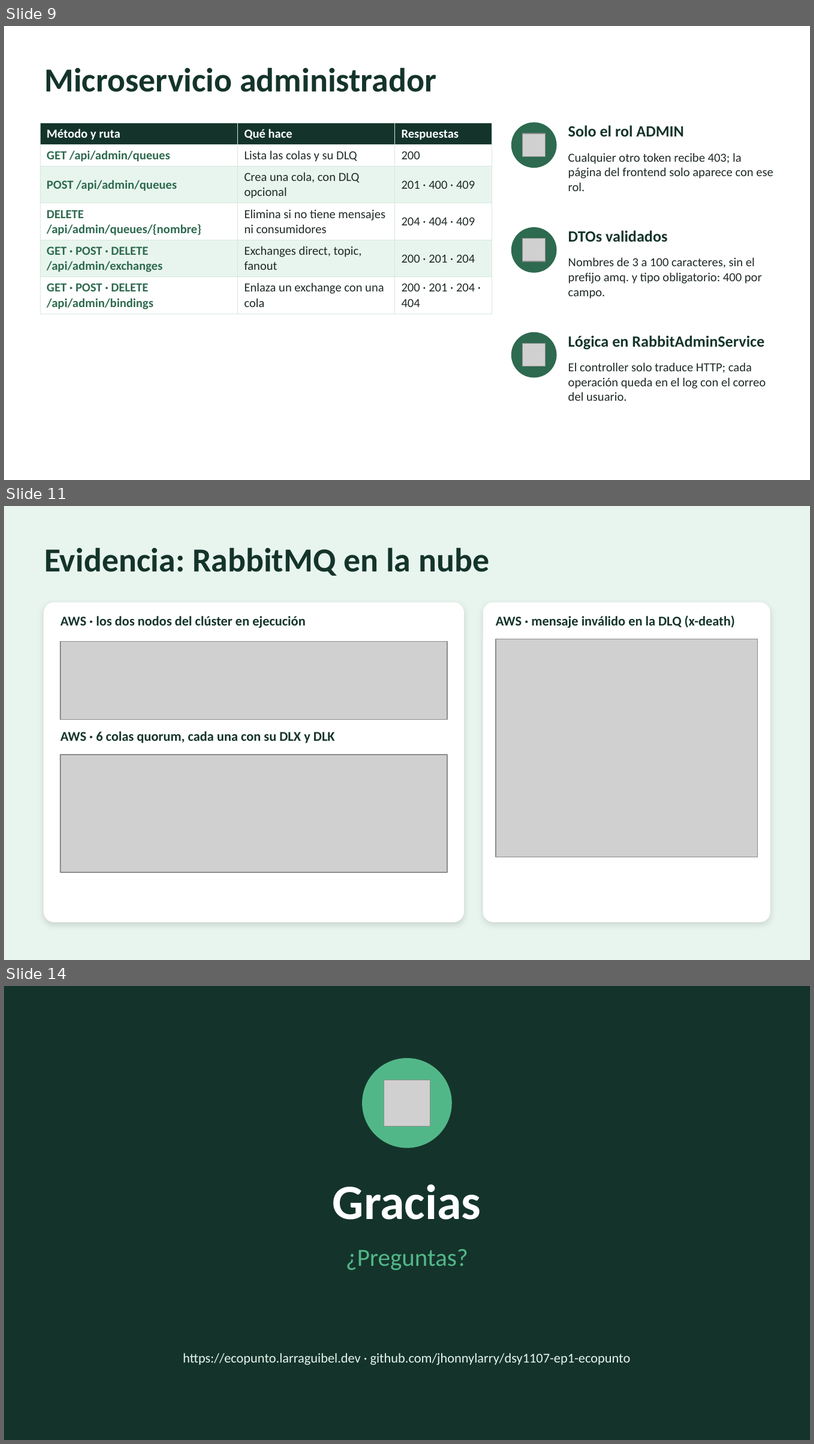
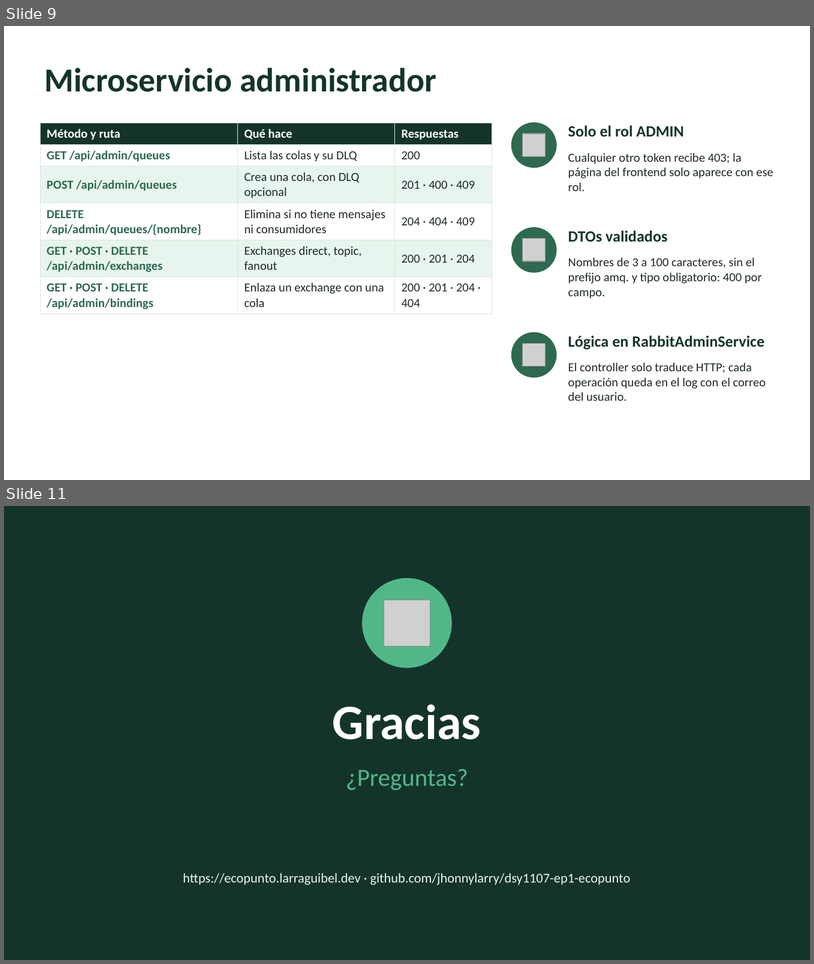
Before and after one commit to jhonnylarry/dsy1107-ep1-ecopunto, a slide deck: docs/presentacion/EcoPunto-EP4.pptx. Shown one above the other, each under a label of ours: slides 9, 11 and 14 before the commit, slides 9 and 11 after it; the slides between them are not shown. The pictures are 814x1444 and 814x964 pixels, drawn with LibreOffice and Linux fonts; fonts in the diff are those of the drawing; grey boxes stand for pictures. Boxes give left, top, right and bottom in pixels: in the first picture for what was removed or moved away, otherwise in the second. Text is boxed around its words. In the diff, an @@ line names an element or a change of style, - is before the commit and + after.

Commit message:
docs: reordena la presentación EP4 y actualiza el guion
- Nueva diapositiva de arquitectura y despliegue en AWS con la topología
- Se quitan las diapositivas de evidencia y de despliegue (la evidencia está en docs/evidencia)
- Demo con la validación del JWT en el API Gateway (401, 200 y 403)
- Guion con enfoque en justificar decisiones y notas del orador actualizadas

```diff
--- a/docs/presentacion/EcoPunto-EP4.pptx
+++ b/docs/presentacion/EcoPunto-EP4.pptx
@@ slide 11 removed at (4, 506, 810, 960), background #E8F5EE @@
@@ text removed at (44, 547, 489, 576) @@
-Evidencia: RabbitMQ en la nube
@@ rounded rectangle removed at (44, 603, 464, 921) @@
@@ rounded rectangle removed at (484, 603, 770, 921) @@
@@ text removed at (60, 616, 305, 628) @@
-AWS · los dos nodos del clúster en ejecución
@@ text removed at (496, 615, 735, 628) @@
-AWS · mensaje inválido en la DLQ (x-death)
@@ picture removed at (60, 642, 447, 720) @@
@@ picture removed at (496, 639, 758, 857) @@
@@ text removed at (60, 731, 335, 743) @@
-AWS · 6 colas quorum, cada una con su DLX y DLK
@@ picture removed at (60, 754, 447, 872) @@
@@ what was slide 14 is now slide 11 @@
```
Also in this commit, not shown: 2 slides changed, 2 other slides removed, 1 other file.
